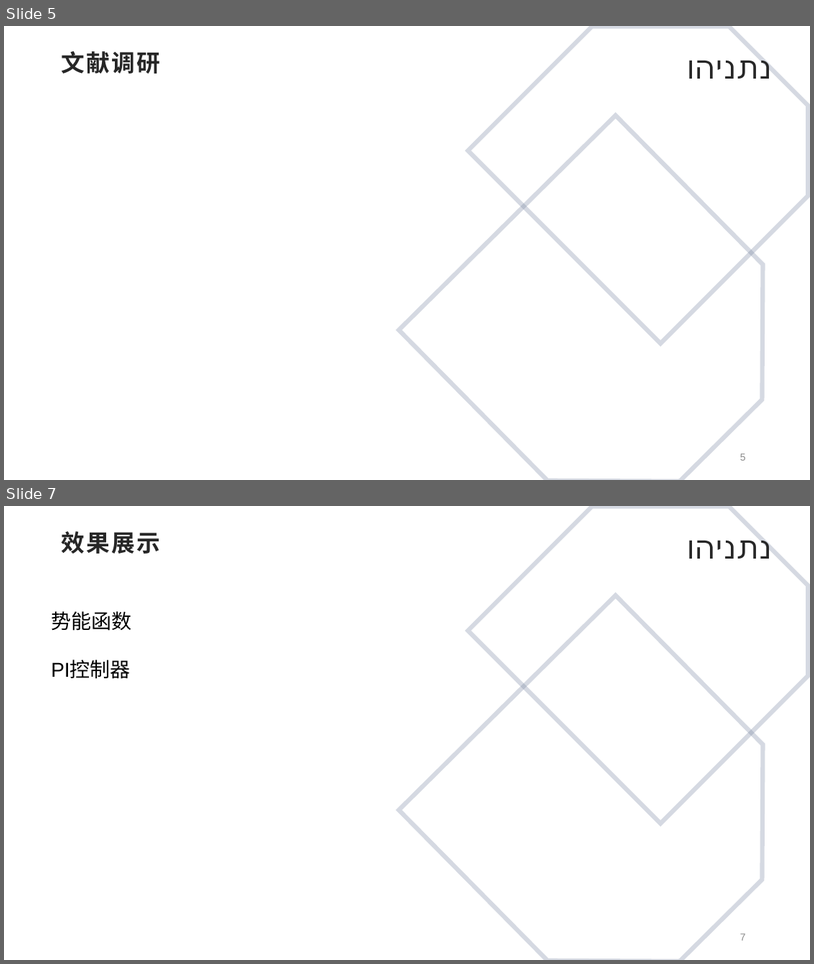
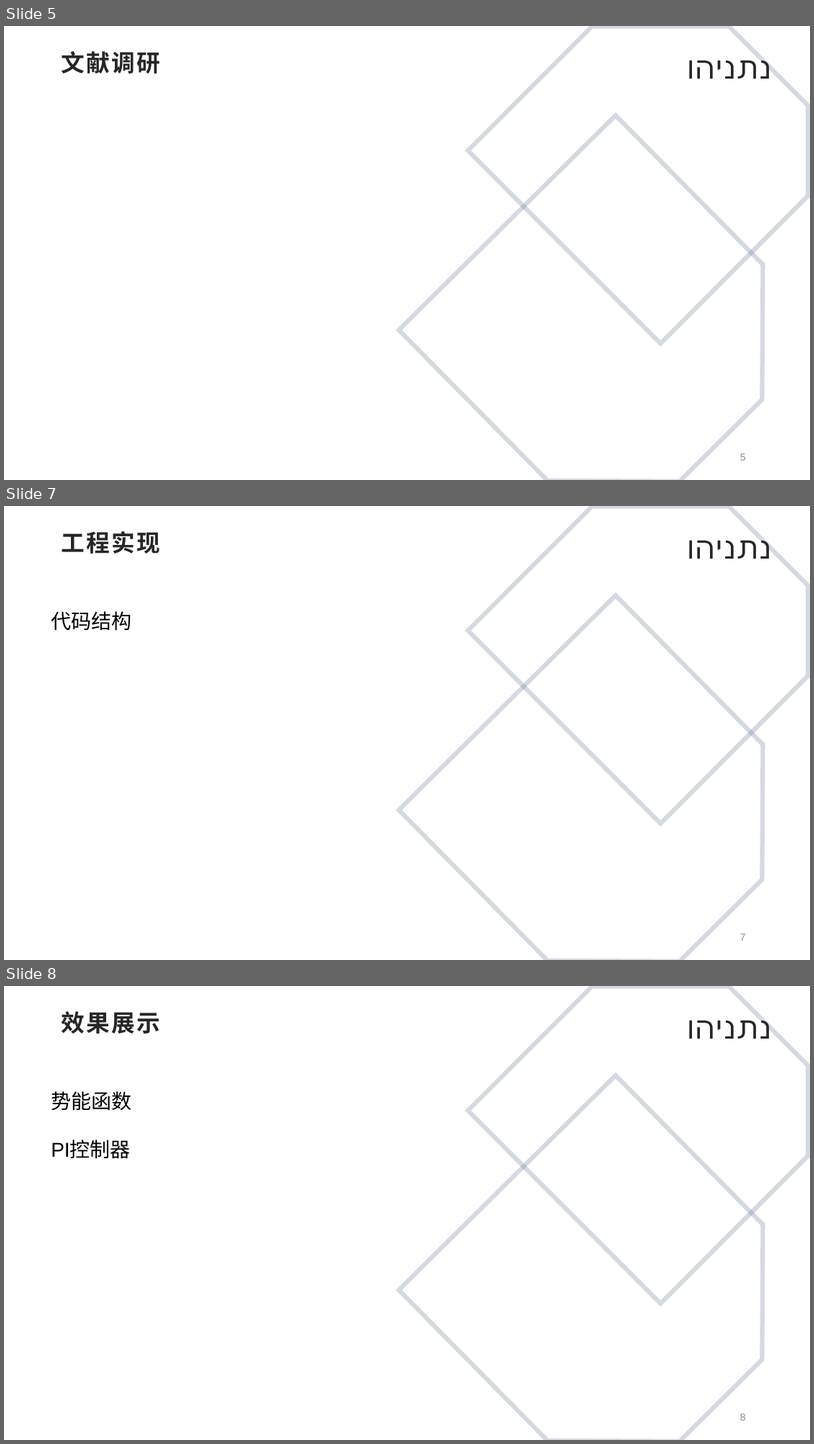
Before and after one commit to tobeatraceur/Linear-Control, a slide deck: ppt/ppt_6_12.pptx. Shown one above the other, each under a label of ours: slides 5 and 7 before the commit, slides 5, 7 and 8 after it; the slides between them are not shown. The pictures are 814x964 and 814x1444 pixels, drawn with LibreOffice and Linux fonts; fonts in the diff are those of the drawing; background and template pictures are left out. Boxes give left, top, right and bottom in pixels: in the first picture for what was removed or moved away, otherwise in the second. Text is boxed around its words. In the diff, an @@ line names an element or a change of style, - is before the commit and + after.

```diff
--- a/ppt/ppt_6_12.pptx
+++ b/ppt/ppt_6_12.pptx
@@ slide 7 added at box(4, 506, 810, 960), background #FFFFFF; not listed: 2 template elements that a slide beside it also shows @@
@@ title added at box(62, 531, 160, 554), 28 pt, text #262626, bold @@
+工程实现
@@ text added at box(688, 535, 772, 559), 36 pt, text #262626 @@
+נתניהו
@@ text added at box(51, 611, 131, 631), 24 pt, text #000000 @@
+代码结构
@@ page number added at box(741, 933, 746, 940), 12 pt, text #8C8C8C @@
+7
@@ what was slide 7 is now slide 8 @@
@@ page number at box(741, 1413, 746, 1420): text changed @@
-7
+8
```
Also in this commit, not shown: 4 slides changed.
